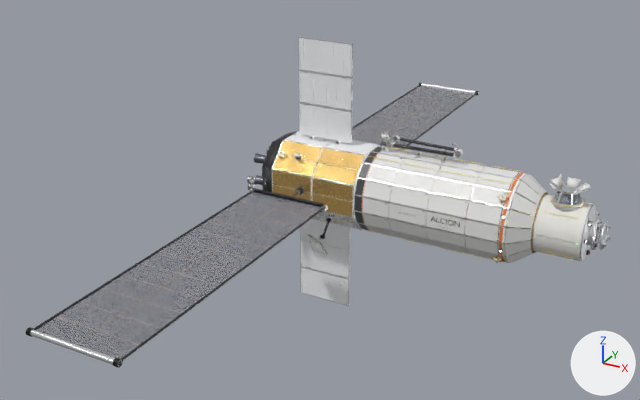
Before and after pictures for a commit that changed the Blender file blender/ALCION_HX4_master.blend.
The view is the same before and after, from a 50 mm camera at (19.5, -40.2, 18.7) aimed at (-1.2, -2.6, -0.1). Arrows for +X, +Y and +Z are at lower right; the lights stay in place. The older version comes first.
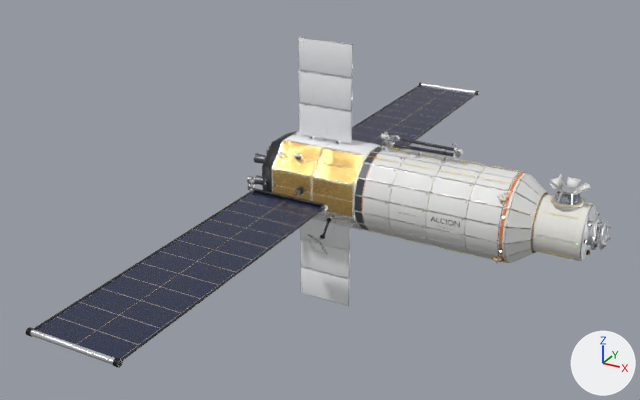
Location of each change, [x1, y1, x2, y2] in pixels of the pictures (640 x 400 px):
'PWR.W2.BLK.S11', surface changed (grey to blue)
    both: [58, 303, 160, 344]
'PWR.W2.BLK.S12', surface changed (grey to blue)
    both: [37, 317, 138, 359]
'PWR.W2.BLK.S10', surface changed (grey to blue)
    both: [81, 289, 180, 328]
'PWR.W2.BLK.S09', surface changed (grey to blue)
    both: [102, 276, 200, 313]
'PWR.W2.BLK.S08', surface changed (grey to blue)
    both: [123, 263, 218, 298]
'PWR.W2.BLK.S07', surface changed (grey to blue)
    both: [143, 251, 235, 285]
'PWR.W2.BLK.S06', surface changed (grey to blue)
    both: [161, 240, 251, 272]
'PWR.W2.BLK.S05', surface changed (grey to blue)
    both: [179, 230, 268, 260]
'PWR.W2.BLK.S04', surface changed (grey to blue)
    both: [195, 219, 282, 248]
'PWR.W2.BLK.S03', surface changed (grey to blue)
    both: [211, 210, 296, 237]
'PWR.W2.BLK.S02', surface changed (grey to blue)
    both: [226, 201, 309, 227]
'PWR.W2.BLK.S01', surface changed (darker)
    both: [240, 192, 321, 217]
'PWR.W1.BLK.S05', surface changed (darker)
    both: [358, 120, 425, 136]
'PWR.W1.BLK.S06', surface changed (darker)
    both: [368, 115, 433, 130]
'PWR.W1.BLK.S07', surface changed (darker)
    both: [376, 109, 441, 124]
'PWR.W1.BLK.S08', surface changed (darker)
    both: [385, 104, 448, 119]
'PWR.W1.BLK.S09', surface changed (darker)
    both: [393, 99, 455, 113]
'PWR.W1.BLK.S10', surface changed (darker)
    both: [401, 94, 462, 108]
'PWR.W1.BLK.S04', surface changed (darker)
    both: [352, 126, 417, 140]
'PWR.W1.BLK.S11', surface changed (darker)
    both: [408, 90, 468, 103]
'PWR.W1.BLK.S12', surface changed (darker)
    both: [415, 85, 475, 98]
'PWR.W1.BLK.S03', surface changed (darker)
    both: [352, 133, 408, 149]
part 1 of me_svc_panel_gold, added (brown)
    after: [272, 140, 365, 217]

Diff of the bpy script that builds the scene:
```diff
--- a/blender/ALCION_HX4_master.blend.py
+++ b/blender/ALCION_HX4_master.blend.py
@@ mat_m_solarcell @@
 n2 = _N.new('ShaderNodeTexBrick'); n2.name = 'Brick Texture'
 n2.inputs[2].default_value = (0.016, 0.0256, 0.075, 1.0)  # 'Color2', dark blue #222c4d
-n2.inputs[3].default_value = (0.3, 0.3, 0.32, 1.0)  # 'Mortar', grey #959599
+n2.inputs[3].default_value = (0.06, 0.06, 0.07, 1.0)  # 'Mortar', dark grey #45454b
 n2.inputs[4].default_value = 1.0  # 'Scale'
-n2.inputs[5].default_value = 0.012  # 'Mortar Size'
+n2.inputs[5].default_value = 0.0015  # 'Mortar Size'
 n2.inputs[8].default_value = 0.08  # 'Brick Width'
@@ me_svc_panel_gold @@
 # used by ob_svc_skn_r1_p4; parent = ob_svc_skn_r1; location = (-0.65, 0.0, 0.0); rotation_euler = (2.356, 0.0, 0.0), in degrees (135, 0, 0)
-me_svc_panel_gold.from_pydata(...)  # 544 vertices, 338 faces; spans x -1.24..1.24, y 2.16..2.2, z -0.88..0.88
+me_svc_panel_gold.from_pydata(...)  # 748 vertices, 542 faces; spans x -1.24..1.24, y 2.16..2.2, z -0.88..0.88
+# me_svc_panel_gold part 1: 204 vertices added at x -1.23..1.23, y 2.16..2.2, z -0.88..0.88
 me_svc_panel_gold.materials.append(mat_m_albare)
```
